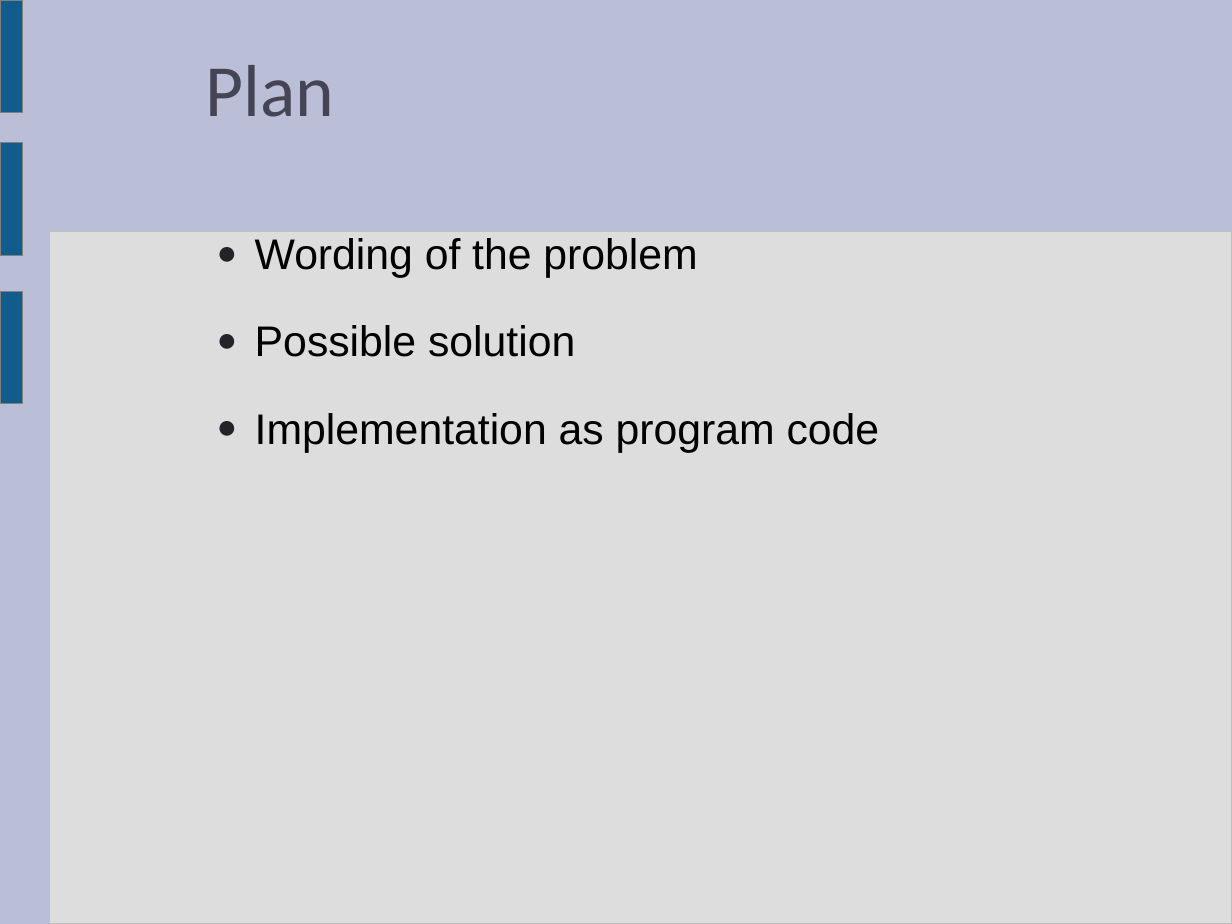
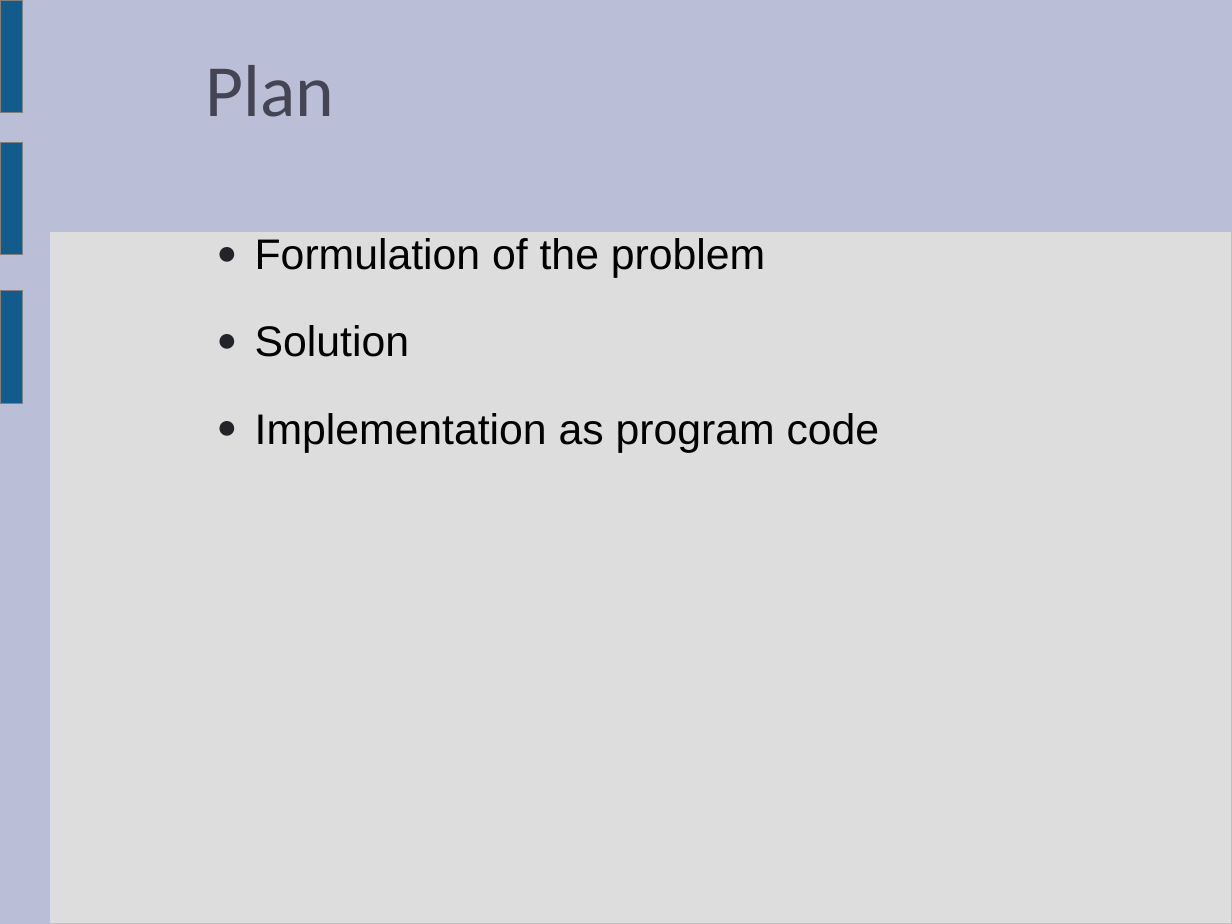
Before and after one commit to llmontoryxd/english, a slide deck: slide 2 of Presentation_6sem_1.pptx. Drawn at 1232x924 pixels with LibreOffice and Linux fonts; fonts in the diff are those of the drawing. Boxes give left, top, right and bottom in pixels: in the first picture for what was removed or moved away, otherwise in the second. Text is boxed around its words. In the diff, an @@ line names an element or a change of style, - is before the commit and + after.

```diff
--- a/Presentation_6sem_1.pptx
+++ b/Presentation_6sem_1.pptx
@@ text at (255,238,765,357): text changed @@
-● Wording of the problem
-● Possible solution
+● Formulation of the problem
+● Solution
```
Also in this commit, not shown: 3 other slides changed, 1 other file.
